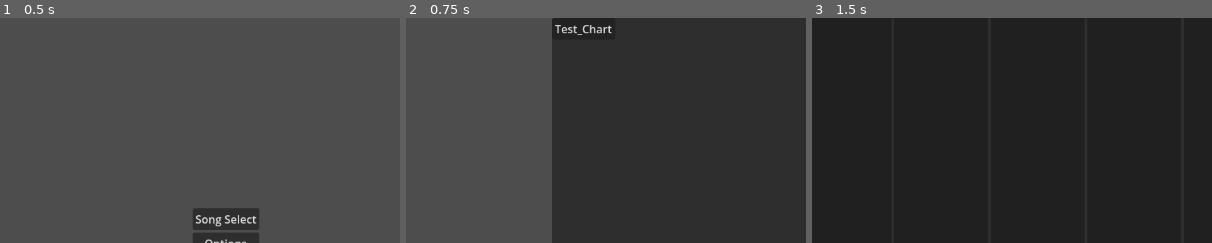
Above: before the commit, frames 1-3 (left to right).
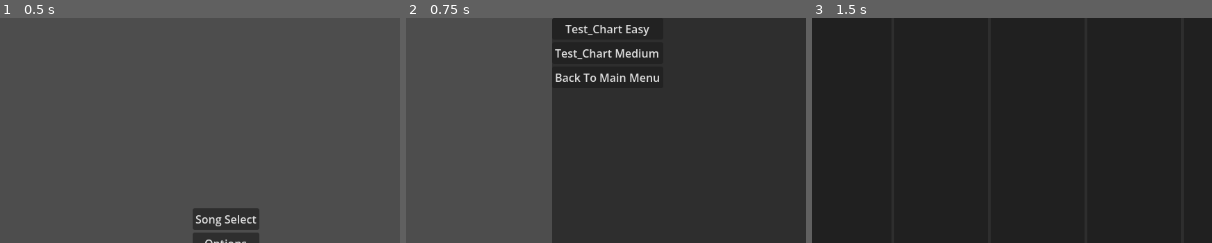
Above: after the commit, the same moments.

Repository: Waller3K/ReMX-Mania
Game: Godot game, scene res://Scenes/Prototype_Build/Main_Menu.tscn
Two runs of this game, one before a commit and one after it. Both use one fixed random seed, a clock stepped at 60 frames per second and the inputs below. The engine's default icon, where the game draws it, is replaced by a stand-in: a white triangle on a blue panel in a dark square. Sound files missing from this copy of the repository are replaced by a short silence.
Inputs:
- Up to frame 1 (0.5 s): no input
- Up to frame 2 (0.75 s): click "Song Select" at 0.5 s
- Up to frame 3 (1.5 s): click "Test_Chart" (after the commit: "Test_Chart Easy") at 1.25 s
The pictures show only the part of the screen within x 22-72%, y 0-50%; the shares and areas given below are measured in that part.

Frame 1 is identical in both runs. In frame 2, 1.5% of the frame differs, in the area x 37-64%, y 3-29%; in frame 3, nothing differs.

Commit message:
Completed first prototype build

Diff:
--- /dev/null
+++ b/Experiments/rhythm-tests/Assets/Charts/4_Key_Charts/Sink_to_a_deep_Sea_World-Easy.json
@@ -0,0 +1,41 @@
+{
+	"Metadata" : {
+		"BPM" : 185,
+		"Title" : "Sink to a Deep Test World",
+		"Artist" : "Waller3K",
+		"Charter" : "Waller3K",
+		"Difficulty" : 2.0,
+		"DifficultyName" : "Easy",
+		"BGMPath" : "res://Assets/Music/Sink_to_a_Deep_Sea_World/BG_Track.ogg",
+		"Track1Path" : "res://Assets/Music/Sink_to_a_Deep_Sea_World/Track 1.ogg",
+		"Track2Path" : "res://Assets/Music/Sink_to_a_Deep_Sea_World/Track 2.ogg",
+		"Track3Path" : "res://Assets/Music/Sink_to_a_Deep_Sea_World/Track 3.ogg",
+		"Track4Path" : "res://Assets/Music/Sink_to_a_Deep_Sea_World/Track 4.ogg",
+		"Version" : 0.1
+	},
+	"Notes" : {
+		"Track 1" : [
+			{"Pos" : 1.621622, "End" : 3.891892},
+			{"Pos" : 9.081081, "End" : 10.378378}
+		],
+		"Track 2" : [
+			{"Pos" : 4.540541},
+			{"Pos" : 5.189189},
+			{"Pos" : 12.972973}
+		],
+		"Track 3" : [
+			{"Pos" : 6.486486},
+			{"Pos" : 7.783784},
+			{"Pos" : 13.297297}
+		],
+		"Track 4" : [
+			{"Pos" : 5.837838},
+			{"Pos" : 11.675676, "End" : 12.972973}
+		],
+		"Track FX" : [
+			{"Pos" : 2.594595, "End" : 3.891892, "Effect" : 3},
+			{"Pos" : 10.378378, "End" : 11.675676, "Effect" : 1}
+		]
+
+	}
+}
--- a/Experiments/rhythm-tests/Scenes/Prototype_Build/4Key_Prototype.tscn
+++ b/Experiments/rhythm-tests/Scenes/Prototype_Build/4Key_Prototype.tscn
@@ -179,6 +179,7 @@
 [connection signal="chartCreated" from="Composer" to="GameManager" method="_onChartCreation"]
 [connection signal="chartCreated" from="Composer" to="NoteManager" method="_onChartCreation"]
 [connection signal="finished" from="AudioStreamPlayer" to="AudioStreamPlayer" method="_onFinished"]
+[connection signal="finished" from="AudioStreamPlayer" to="GameManager" method="_onFinished"]
 [connection signal="songUpdate" from="AudioStreamPlayer" to="Input" method="_onSongUpdate"]
 [connection signal="songUpdate" from="AudioStreamPlayer" to="Conductor" method="_onSongUpdate"]
 [connection signal="songUpdate" from="AudioStreamPlayer" to="Judge" method="_onSongUpdate"]
@@ -193,7 +194,6 @@
 [connection signal="btnFX" from="Input" to="Judge" method="_onBTN_FX"]
 [connection signal="btnFX" from="Input" to="CanvasLayer/UI/JudgementLine/TracksButtons" method="_onBTNFX"]
 [connection signal="testButton" from="Input" to="AudioStreamPlayer" method="_onTestButton"]
-[connection signal="chartEnded" from="Judge" to="GameManager" method="_onChartEnded"]
 [connection signal="goodEarly" from="Judge" to="AudioStreamPlayer" method="_onGoodEarly"]
 [connection signal="goodEarly" from="Judge" to="GameManager" method="_onGoodEarly"]
 [connection signal="goodLate" from="Judge" to="AudioStreamPlayer" method="_onGoodLate"]
--- a/Experiments/rhythm-tests/Scenes/Prototype_Build/Results.tscn
+++ b/Experiments/rhythm-tests/Scenes/Prototype_Build/Results.tscn
@@ -1,12 +1,19 @@
 [gd_scene format=3 uid="uid://c5561jpk3n24f"]
 
-[node name="Results" type="Control" unique_id=2021439837]
+[ext_resource type="Script" uid="uid://6ceepvocirj8" path="res://Scripts/4Key_Prototype/results.gd" id="1_3vqyf"]
+
+[node name="Results" type="Control" unique_id=2021439837 node_paths=PackedStringArray("SongTitleText", "DifficultyText", "FinalScoreText", "MaxComboText")]
 layout_mode = 3
 anchors_preset = 15
 anchor_right = 1.0
 anchor_bottom = 1.0
 grow_horizontal = 2
 grow_vertical = 2
+script = ExtResource("1_3vqyf")
+SongTitleText = NodePath("Panel/VBoxContainer/SongTitileText")
+DifficultyText = NodePath("Panel/VBoxContainer/DifficultyText")
+FinalScoreText = NodePath("Panel/VBoxContainer/FinalScoreText")
+MaxComboText = NodePath("Panel/VBoxContainer/MaxComboText")
 
 [node name="Panel" type="Panel" parent="." unique_id=1736764276]
 layout_mode = 1
@@ -37,6 +44,14 @@
 layout_mode = 2
 text = "SCORE HERE"
 
+[node name="MaxComboText" type="Label" parent="Panel/VBoxContainer" unique_id=1688347173]
+layout_mode = 2
+text = "MAX COMBO HERE"
+
+[node name="ReturnButton" type="Button" parent="Panel/VBoxContainer" unique_id=2015114409]
+layout_mode = 2
+text = "Return to Song Select"
+
 [node name="Panel2" type="Panel" parent="." unique_id=657865316]
 layout_mode = 1
 anchors_preset = -1
@@ -44,3 +59,5 @@
 anchor_bottom = 1.0
 grow_horizontal = 2
 grow_vertical = 2
+
+[connection signal="pressed" from="Panel/VBoxContainer/ReturnButton" to="." method="_onReturnButtonPressed"]
--- a/Experiments/rhythm-tests/Scenes/Prototype_Build/Song_Select.tscn
+++ b/Experiments/rhythm-tests/Scenes/Prototype_Build/Song_Select.tscn
@@ -33,6 +33,16 @@
 
 [node name="TestChartButton" type="Button" parent="Panel/ScrollContainer/VBoxContainer" unique_id=425295215]
 layout_mode = 2
-text = "Test_Chart"
+text = "Test_Chart Easy"
+
+[node name="TestChartButton2" type="Button" parent="Panel/ScrollContainer/VBoxContainer" unique_id=619650216]
+layout_mode = 2
+text = "Test_Chart Medium"
+
+[node name="MainMenuButton" type="Button" parent="Panel/ScrollContainer/VBoxContainer" unique_id=1279860025]
+layout_mode = 2
+text = "Back To Main Menu"
 
 [connection signal="pressed" from="Panel/ScrollContainer/VBoxContainer/TestChartButton" to="." method="_onTestChartButtonPressed"]
+[connection signal="pressed" from="Panel/ScrollContainer/VBoxContainer/TestChartButton2" to="." method="_onTestChartButton2Pressed"]
+[connection signal="pressed" from="Panel/ScrollContainer/VBoxContainer/MainMenuButton" to="." method="_onMainMenuButtonPressed"]
--- a/Experiments/rhythm-tests/Scripts/4Key_Prototype/chartClass.gd
+++ b/Experiments/rhythm-tests/Scripts/4Key_Prototype/chartClass.gd
@@ -74,6 +74,11 @@
 	notes.track4 	= chartData["Notes"]["Track 4"]
 	notes.trackFX	= chartData["Notes"]["Track FX"]
 
+	# Updates global state for current chart path and metadata
+	GlobalStates.currentChartPath = path
+	GlobalStates.currentChartMetadata = chartData["Metadata"]
+	GlobalStates.currentScore = 0
+
 	# Adds a has been hit bool to each note on each track
 
 	for note in notes.track1:
--- a/Experiments/rhythm-tests/Scripts/4Key_Prototype/composer.gd
+++ b/Experiments/rhythm-tests/Scripts/4Key_Prototype/composer.gd
@@ -1,7 +1,7 @@
 extends Node
 
 var chartData: Chart = Chart.new()
-var chartPath: String = "res://Assets/Charts/4_Key_Charts/Sink_to_a_deep_Sea_World.json"
+var chartPath: String = GlobalStates.currentChartPath
 
 signal chartCreated(chart: Chart)
 
--- a/Experiments/rhythm-tests/Scripts/4Key_Prototype/gameManager.gd
+++ b/Experiments/rhythm-tests/Scripts/4Key_Prototype/gameManager.gd
@@ -167,5 +167,10 @@
 	print("Hold Started")
 
 
-func _onChartEnded():
-	print("End of Chart!")
+func _onFinished() -> void:
+	print("End of chart")
+	# Updates the currentScore global Variable
+	GlobalStates.currentScore = score
+	GlobalStates.maxCombo = maxCombo
+	await get_tree().create_timer(2.0).timeout
+	get_tree().change_scene_to_file("res://Scenes/Prototype_Build/Results.tscn")
--- /dev/null
+++ b/Experiments/rhythm-tests/Scripts/4Key_Prototype/globalStates.gd
@@ -0,0 +1,9 @@
+extends Node
+
+var currentChartPath : String
+
+var currentChartMetadata : Dictionary
+
+var currentScore : int
+
+var maxCombo : int
--- a/Experiments/rhythm-tests/Scripts/4Key_Prototype/judge.gd
+++ b/Experiments/rhythm-tests/Scripts/4Key_Prototype/judge.gd
@@ -28,9 +28,6 @@
 signal holdEnded(trackIndex: int, noteIndex: int, FX: int)
 signal holdBroken(trackIndex: int, noteIndex: int, FX: int)
 
-#Chart ended signal
-signal chartEnded()
-
 var noteData: Dictionary
 
 var songPos: float
@@ -88,9 +85,6 @@
 func _onSongUpdate(timeStamp):
 	songPos = timeStamp * 1000
 	updateNextNote(songPos)
-	if track1Ended and track2Ended and track3Ended and track4Ended and trackFXEnded and !chartDone:
-		chartEnded.emit()
-		chartDone = true
 
 
 #############################################
--- /dev/null
+++ b/Experiments/rhythm-tests/Scripts/4Key_Prototype/results.gd
@@ -0,0 +1,16 @@
+extends Control
+
+@export var SongTitleText : Label
+@export var DifficultyText : Label
+@export var FinalScoreText : Label
+@export var MaxComboText : Label
+
+func _ready() -> void:
+	SongTitleText.text = GlobalStates.currentChartMetadata["Title"]
+	DifficultyText.text = GlobalStates.currentChartMetadata["DifficultyName"]
+	FinalScoreText.text = "Final Score: " + str(GlobalStates.currentScore)
+	MaxComboText.text = "Max Combo:  " + str(GlobalStates.maxCombo)
+
+
+func _onReturnButtonPressed() -> void:
+	get_tree().change_scene_to_file("res://Scenes/Prototype_Build/Song_Select.tscn")
--- a/Experiments/rhythm-tests/Scripts/4Key_Prototype/songSelect.gd
+++ b/Experiments/rhythm-tests/Scripts/4Key_Prototype/songSelect.gd
@@ -2,4 +2,14 @@
 
 
 func _onTestChartButtonPressed():
+	GlobalStates.currentChartPath = "res://Assets/Charts/4_Key_Charts/Sink_to_a_deep_Sea_World-Easy.json"
 	get_tree().change_scene_to_file("res://Scenes/Prototype_Build/4Key_Prototype.tscn")
+
+
+func _onTestChartButton2Pressed() -> void:
+	GlobalStates.currentChartPath = "res://Assets/Charts/4_Key_Charts/Sink_to_a_deep_Sea_World-Medium.json"
+	get_tree().change_scene_to_file("res://Scenes/Prototype_Build/4Key_Prototype.tscn")
+
+
+func _onMainMenuButtonPressed() -> void:
+	get_tree().change_scene_to_file("res://Scenes/Prototype_Build/Main_Menu.tscn")
--- a/Experiments/rhythm-tests/project.godot
+++ b/Experiments/rhythm-tests/project.godot
@@ -26,6 +26,7 @@
 [autoload]
 
 GE="*uid://umj8ntdvt62x"
+GlobalStates="*uid://ho5ifor2x5hv"
 
 [display]
 
Renamed: Experiments/rhythm-tests/Assets/Charts/4_Key_Charts/Sink_to_a_deep_Sea_World.json -> Experiments/rhythm-tests/Assets/Charts/4_Key_Charts/Sink_to_a_deep_Sea_World-Medium.json
Not shown, added: Experiments/rhythm-tests/Scripts/4Key_Prototype/globalStates.gd.uid
Not shown, added: Experiments/rhythm-tests/Scripts/4Key_Prototype/results.gd.uid
